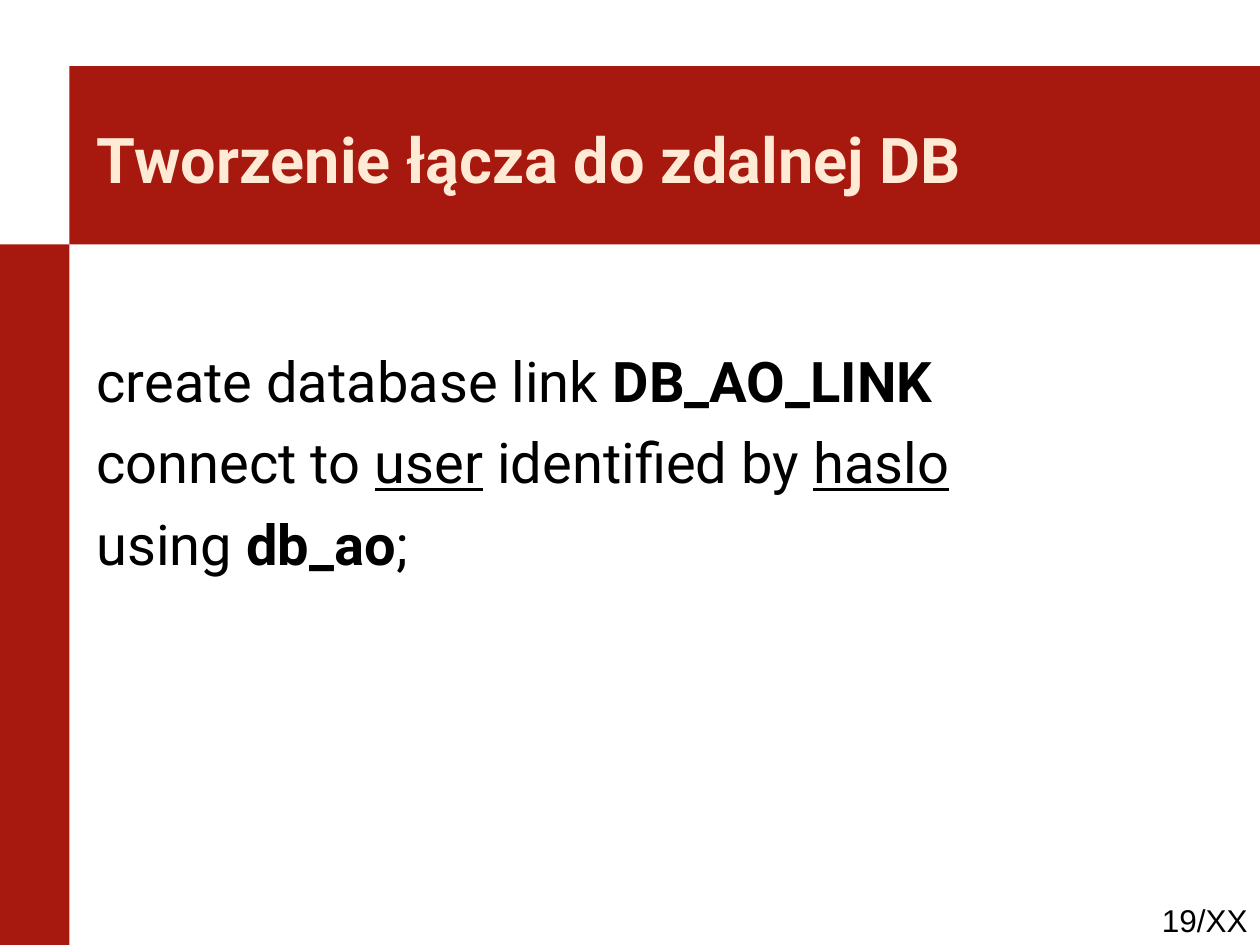
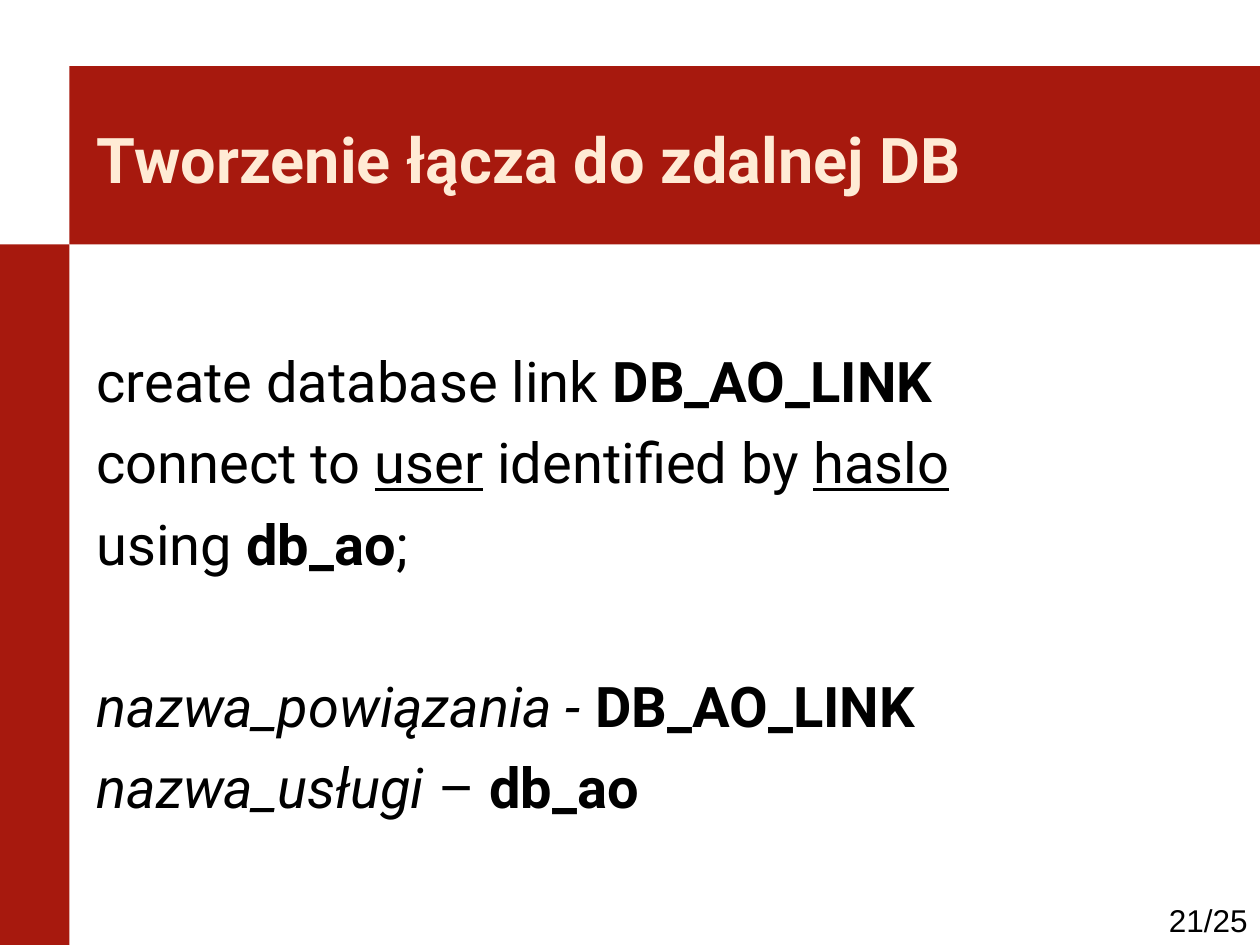
Before and after one commit to kaczanmo/projekt_bd_2013, a slide deck: slide 21 of prezentacja_2/prezentacja_2.ppt (slide 19 before the commit). Drawn at 1260x945 pixels with LibreOffice and Linux fonts; fonts in the diff are those of the drawing; background and template pictures are left out. Boxes give left, top, right and bottom in pixels: in the first picture for what was removed or moved away, otherwise in the second. Text is boxed around its words. In the diff, an @@ line names an element or a change of style, - is before the commit and + after.

```diff
--- a/prezentacja_2/prezentacja_2.ppt
+++ b/prezentacja_2/prezentacja_2.ppt
@@ text at bbox=[97, 686, 915, 820]: paragraphs added @@
+nazwa_powiązania - DB_AO_LINK
+nazwa_usługi – db_ao
@@ page number at bbox=[1169, 909, 1248, 933]: text changed @@
-19/XX
+21/25
```
Also in this commit, not shown: 3 other slides changed, 3 slides added, 1 slide removed, 5 other files.
